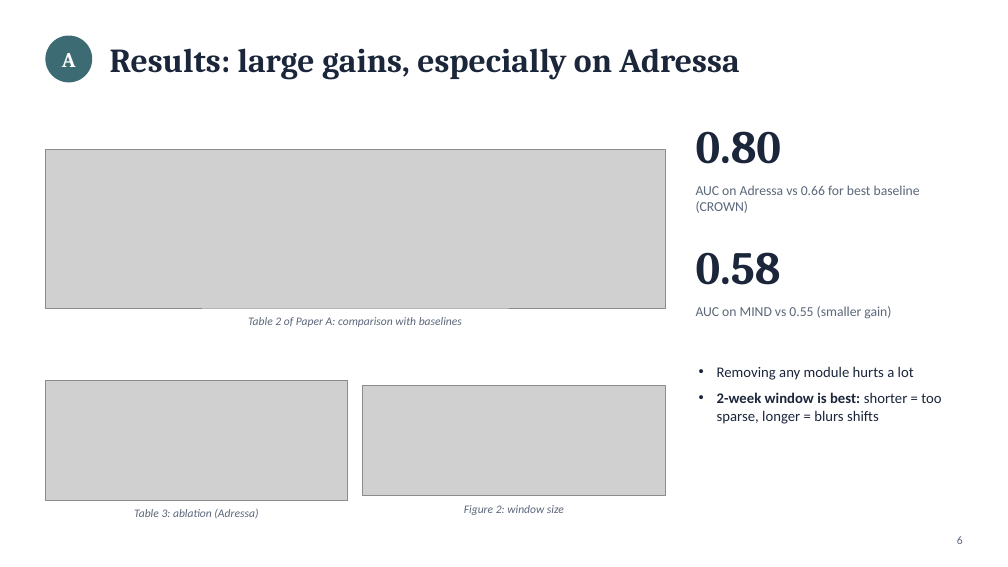
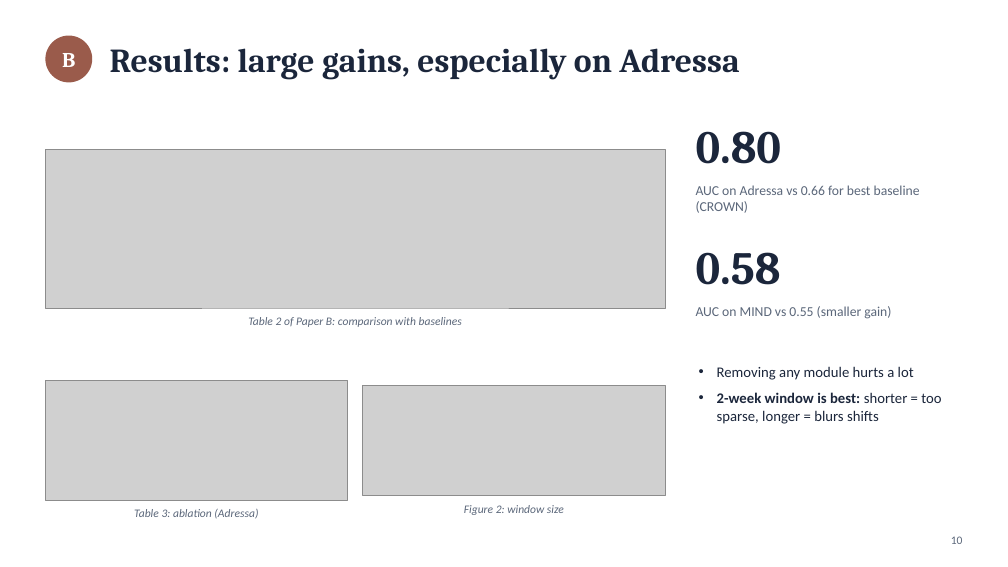
Before and after one commit to CH-Joshua-Hsiao/NYCU-BigDataAnalytics-Papers, a slide deck: slide 10 of paper_presentation.pptx (slide 6 before the commit). Drawn at 1008x567 pixels with LibreOffice and Linux fonts; fonts in the diff are those of the drawing; grey boxes stand for pictures. Boxes give left, top, right and bottom in pixels: in the first picture for what was removed or moved away, otherwise in the second. Text is boxed around its words. In the diff, an @@ line names an element or a change of style, - is before the commit and + after.

```diff
--- a/paper_presentation.pptx
+++ b/paper_presentation.pptx
@@ ellipse "B" at [45,36,92,82]: fill #3D6B73 to #9A5B4B @@
@@ text in ellipse at [62,53,75,67]: text changed @@
-A
+B
@@ text at [248,317,462,327]: text changed @@
-Table 2 of Paper A: comparison with baselines
+Table 2 of Paper B: comparison with baselines
@@ text at [951,536,963,544]: text changed @@
-6
+10
```
Also in this commit, not shown: 12 other slides changed, 16 other files.
